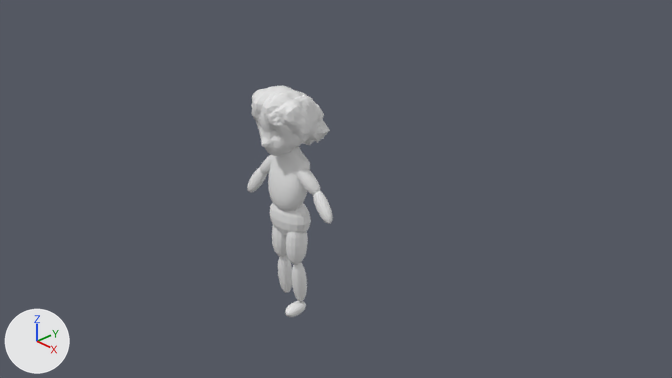
Renders of the Blender file lilgirl.blend from each side of a commit.
Rendered twice from the file's camera 'Camera'. Arrows for +X, +Y and +Z are at lower left; the lights stay in place. Mesh edges are drawn as thin lines on the coarser meshes.
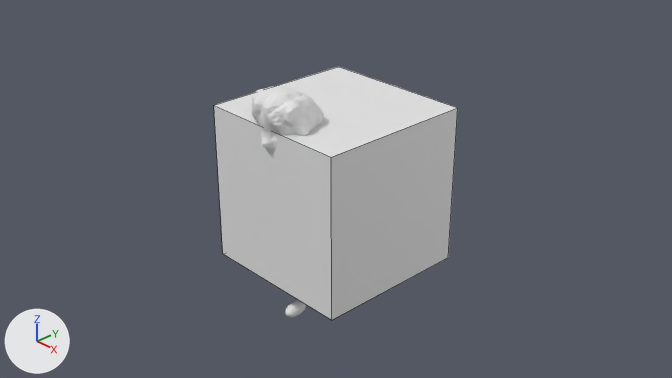
Pixel boxes [x1, y1, x2, y2] of what changed, in the pictures (672 x 378 px):
'rajCUbe', added
    after: [214, 67, 458, 320]
'Cube', unchanged, covered by the edit
    before: [268, 147, 310, 212]

Diff of the bpy script that builds the scene:
```diff
--- a/lilgirl.blend.py
+++ b/lilgirl.blend.py
@@ ob_rajcube @@
+ob_rajcube = bpy.data.objects.new('rajCUbe', me_cube_013.copy())  # the mesh of ob_cube_009
+ob_rajcube.location = (0.0, 0.0, 0.0)
```
